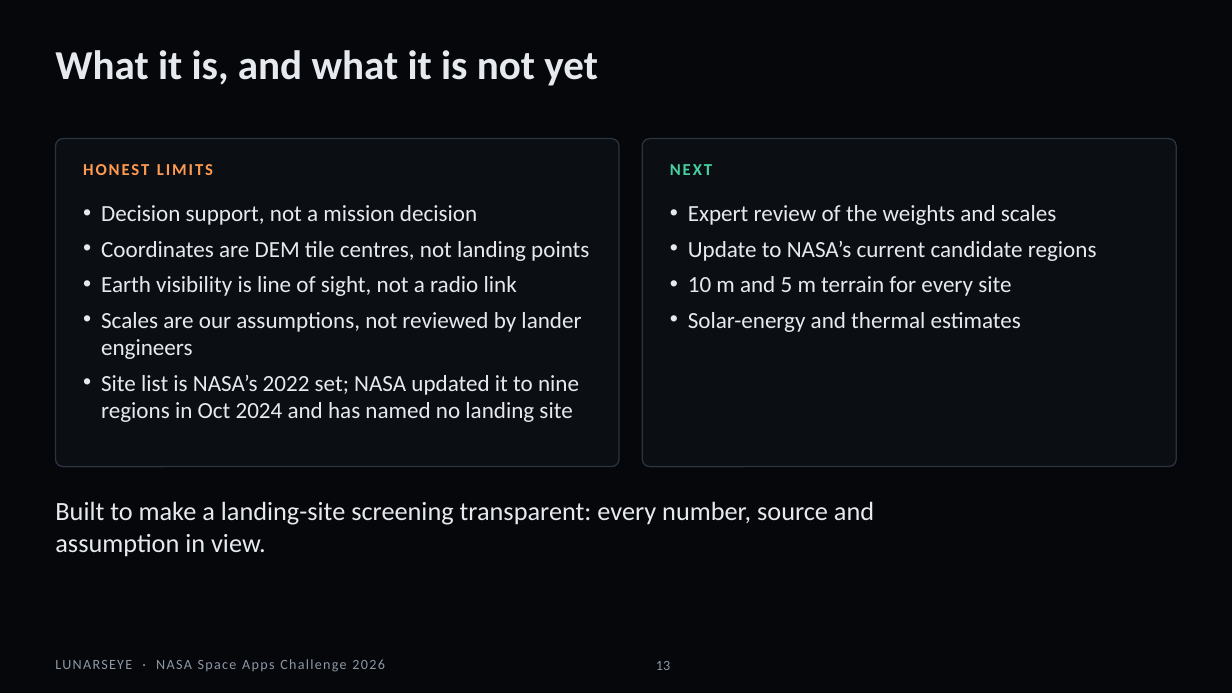
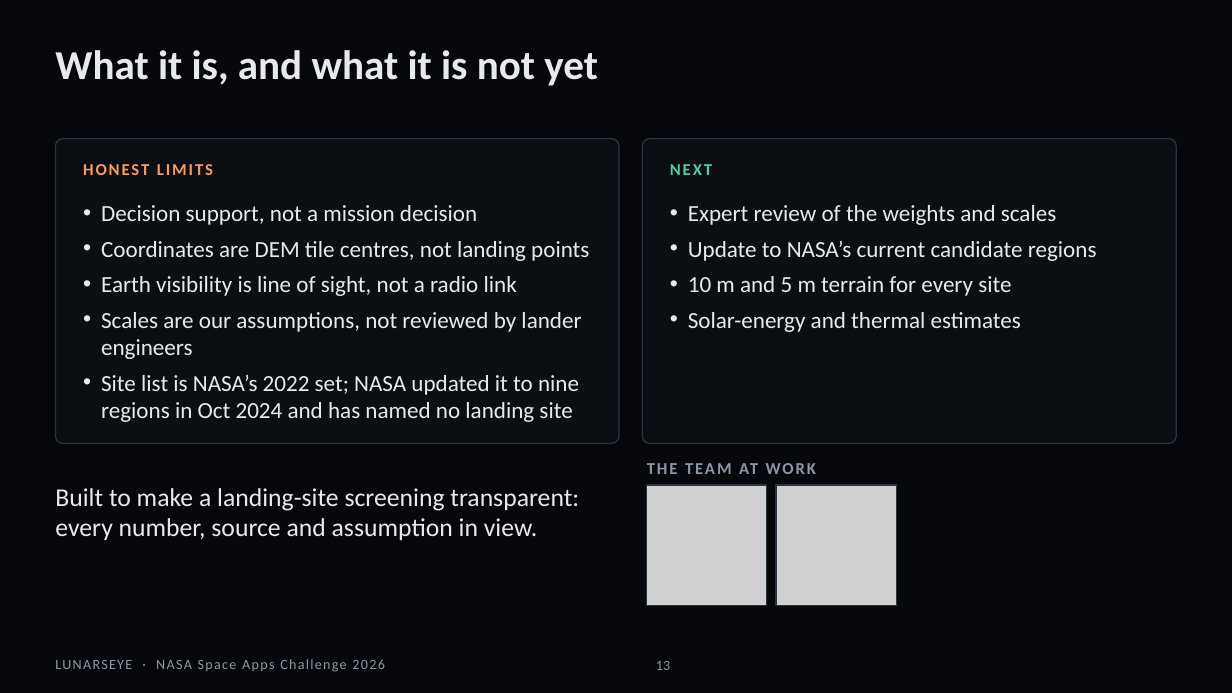
Before and after one commit to 5764678/LUNARSEYE, a slide deck: slide 13 of submission/build/out/LUNARSEYE_deck_raw.pptx. Drawn at 1232x693 pixels with LibreOffice and Linux fonts; fonts in the diff are those of the drawing; grey boxes stand for pictures. Boxes give left, top, right and bottom in pixels: in the first picture for what was removed or moved away, otherwise in the second. Text is boxed around its words. In the diff, an @@ line names an element or a change of style, - is before the commit and + after.

```diff
--- a/submission/build/out/LUNARSEYE_deck_raw.pptx
+++ b/submission/build/out/LUNARSEYE_deck_raw.pptx
@@ rounded rectangle resized from (x1=55, y1=139, x2=619, y2=467) to (x1=55, y1=139, x2=619, y2=444) @@
@@ rounded rectangle at (x1=55, y1=139, x2=619, y2=444): proportions changed @@
@@ rounded rectangle at (x1=642, y1=139, x2=1177, y2=444): proportions changed @@
@@ rounded rectangle resized from (x1=642, y1=139, x2=1177, y2=467) to (x1=642, y1=139, x2=1177, y2=444) @@
@@ text added at (x1=739, y1=463, x2=758, y2=474), 13 pt, text #8D97A6, bold @@
+THE TEAM AT WORK
@@ text "Built to make a landing-site ..." moved from (x1=55, y1=501, x2=874, y2=557) to (x1=55, y1=488, x2=579, y2=540) @@
@@ text "Built to make a landing-site ..." at (x1=55, y1=488, x2=579, y2=540): size 20.5 to 20 pt @@
@@ picture added at (x1=647, y1=485, x2=767, y2=605) @@
@@ rectangle added at (x1=647, y1=485, x2=767, y2=605), outline #2A3441 1 pt @@
@@ picture added at (x1=776, y1=485, x2=897, y2=605) @@
@@ rectangle added at (x1=776, y1=485, x2=897, y2=605), outline #2A3441 1 pt @@
```
Also in this commit, not shown: 1 other slide changed, 14 other files.
